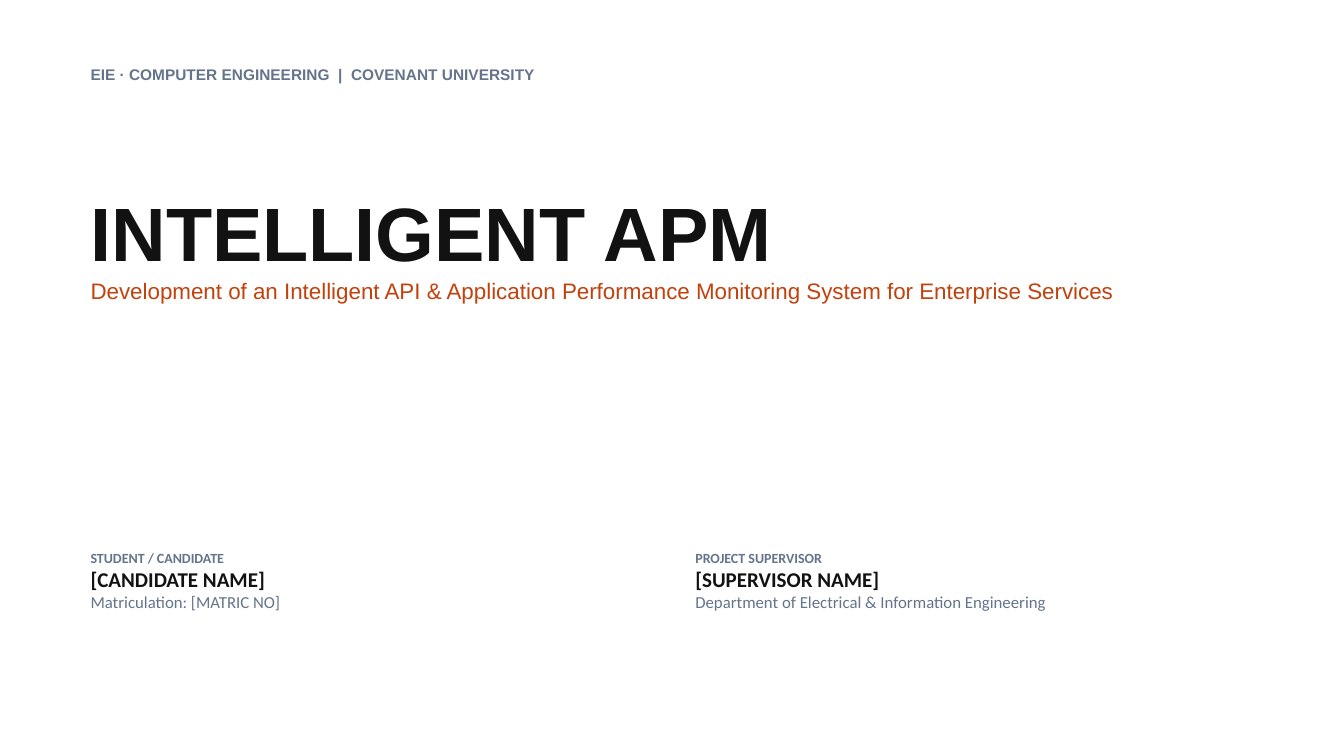
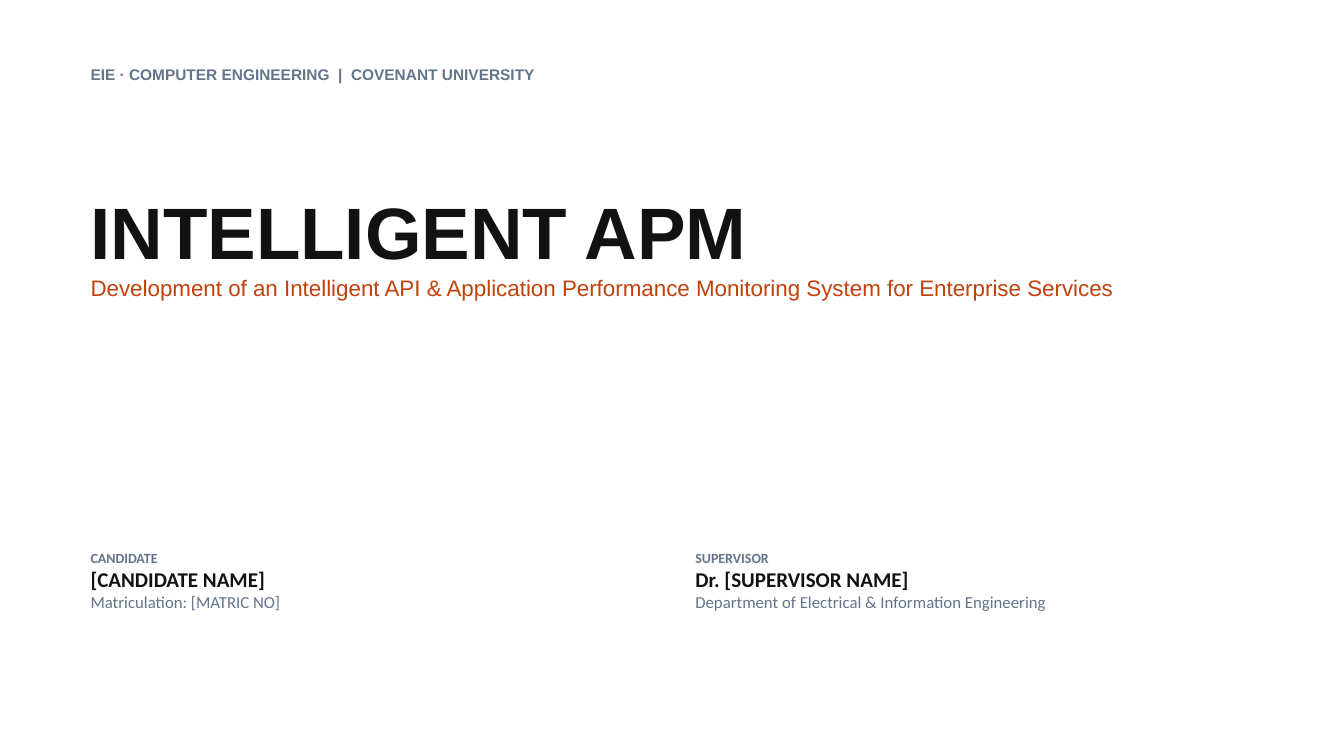
Before and after one commit to Bit06/Enterprise-APM-Dashboard, a slide deck: slide 1 of APM_Project_Presentation.pptx. Drawn at 1344x756 pixels with LibreOffice and Linux fonts; fonts in the diff are those of the drawing. Boxes give left, top, right and bottom in pixels: in the first picture for what was removed or moved away, otherwise in the second. Text is boxed around its words. In the diff, an @@ line names an element or a change of style, - is before the commit and + after.

```diff
--- a/APM_Project_Presentation.pptx
+++ b/APM_Project_Presentation.pptx
@@ text at (91, 208, 747, 260): size 54 to 52 pt in "INTELLIGENT APM" @@
@@ text at (91, 554, 158, 563): text changed @@
-STUDENT / CANDIDATE
+CANDIDATE
@@ text at (695, 554, 908, 590): text changed; size 10 to 15 pt; text colour #64748B to #121212 @@
-PROJECT SUPERVISOR
-[SUPERVISOR NAME]
+SUPERVISOR
+Dr. [SUPERVISOR NAME]
```
Also in this commit, not shown: 9 other slides changed, 5 slides added, 2 other files.
